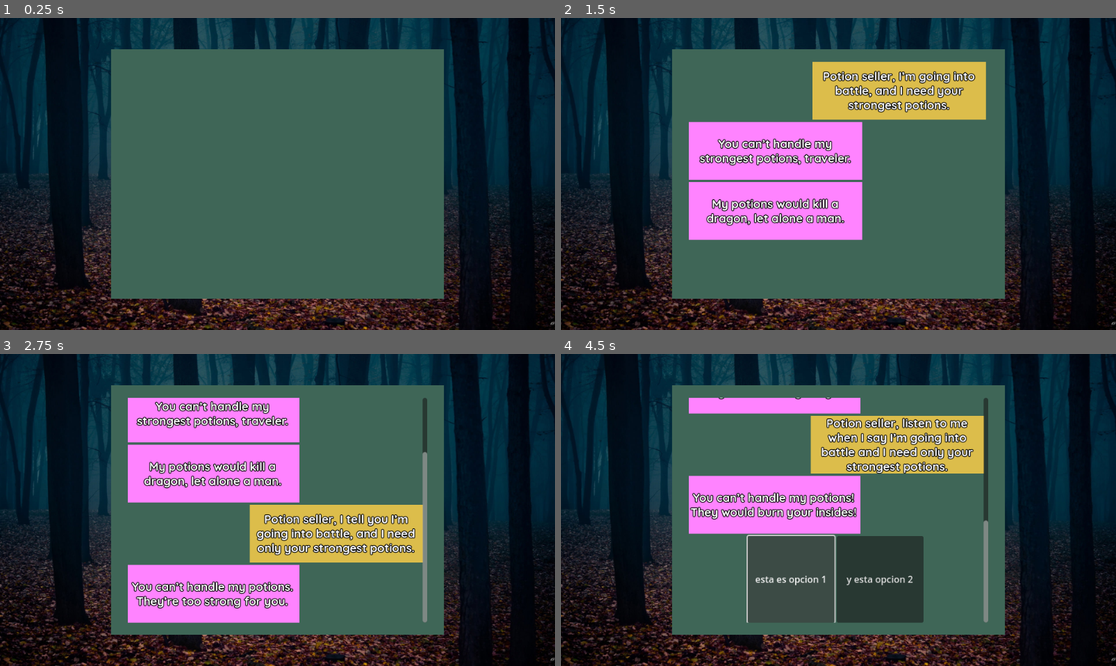
Above: before the commit, frames 1-4 (two rows, left to right).
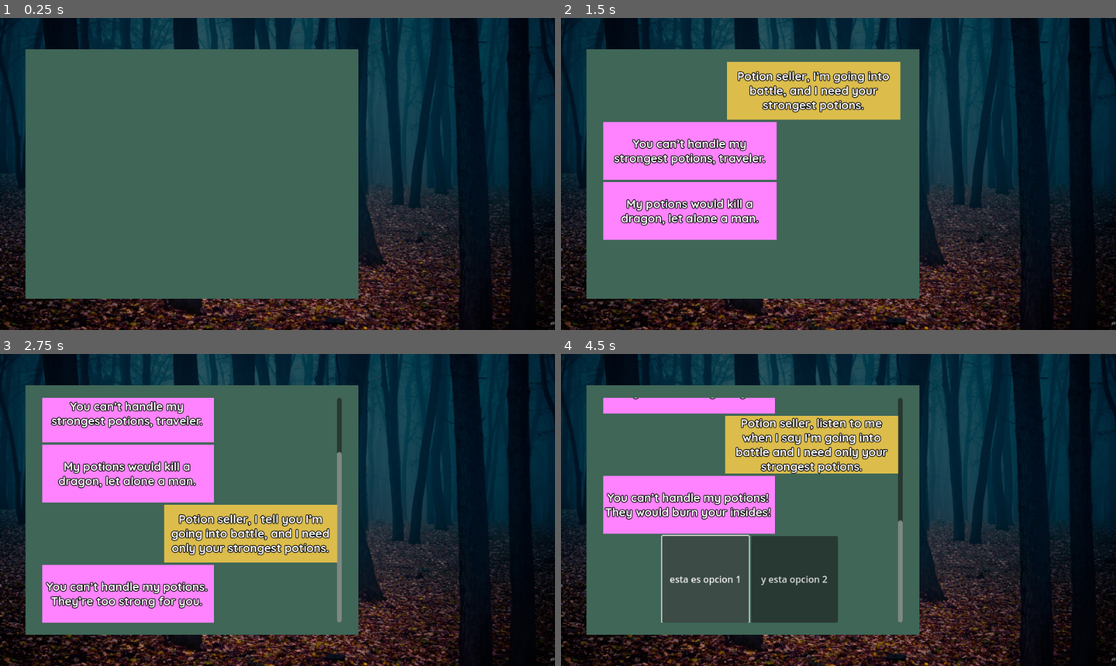
Above: after the commit, the same moments.

Repository: c-dez/furrymon_interlude_prototype
Game: Godot game, scene res://scenes/main/main.tscn
Same seed, same stepped clock (60 frames per second), same inputs: the game is played once before the commit and once after it.
Inputs:
- Up to frame 1 (0.25 s): no input
- Up to frame 2 (1.5 s): tap Enter (ui_accept) at 0.5, 0.77, 1.25 s
- Up to frame 3 (2.75 s): tap Enter (ui_accept) at 1.52, 2 s
- Up to frame 4 (4.5 s): tap Enter (ui_accept) at 2.75, 3.02, 3.5, 3.77 s; click "esta es opcion 1" at 4.25 s

The runs differ from the first frame. In frame 1, 25% of the frame differs, in the area x 4-80%, y 10-90%; in frame 2, 38%; in frame 3, 42%; in frame 4, 43%.

Commit message:
creado save_system basico para prototipo

Diff:
--- a/scenes/game_components/save_system/save_system.gd
+++ b/scenes/game_components/save_system/save_system.gd
@@ -1,2 +1,25 @@
 class_name SaveSystem
 extends Node
+
+
+const SAVE_PATH: String = "user://game_save_file.save"
+var game_save_file: Dictionary = {
+	"save_1": {
+	"player_stats": PlayerStats.player_stats,
+	},
+	"save_2": {},
+	"save_3": {}
+}
+
+
+func save_game() -> void:
+	var file := FileAccess.open(SAVE_PATH, FileAccess.READ)
+	file.store_var(game_save_file)
+	print("game saved")
+
+
+func load_game() -> void:
+	if FileAccess.file_exists(SAVE_PATH):
+		var file := FileAccess.open(SAVE_PATH, FileAccess.READ)
+		game_save_file = file.get_var()
+		print("game loaded")
--- /dev/null
+++ b/scenes/game_components/save_system/save_system.tscn
@@ -0,0 +1,6 @@
+[gd_scene load_steps=2 format=3 uid="uid://djenuhghl0o1x"]
+
+[ext_resource type="Script" uid="uid://dikia48x7seer" path="res://scenes/game_components/save_system/save_system.gd" id="1_ksjhh"]
+
+[node name="SaveSystem" type="Node"]
+script = ExtResource("1_ksjhh")
--- a/scenes/main/main.tscn
+++ b/scenes/main/main.tscn
@@ -23,3 +23,5 @@
 
 [node name="InteractiveMenu" parent="." instance=ExtResource("2_k2fmo")]
 layout_mode = 1
+offset_left = -148.0
+offset_right = -148.0
--- a/scripts/globals/player_stats/player_stats.gd
+++ b/scripts/globals/player_stats/player_stats.gd
@@ -1,5 +1,11 @@
 extends Node
-# global,
+# global
 
 
-var player_name:String = "John DarkSouls"
+var player_stats: Dictionary = {
+	"player_name": "Default Name",
+	"affection": 0,
+	"str": 0,
+	"int": 0,
+	"cha": 0,
+}
